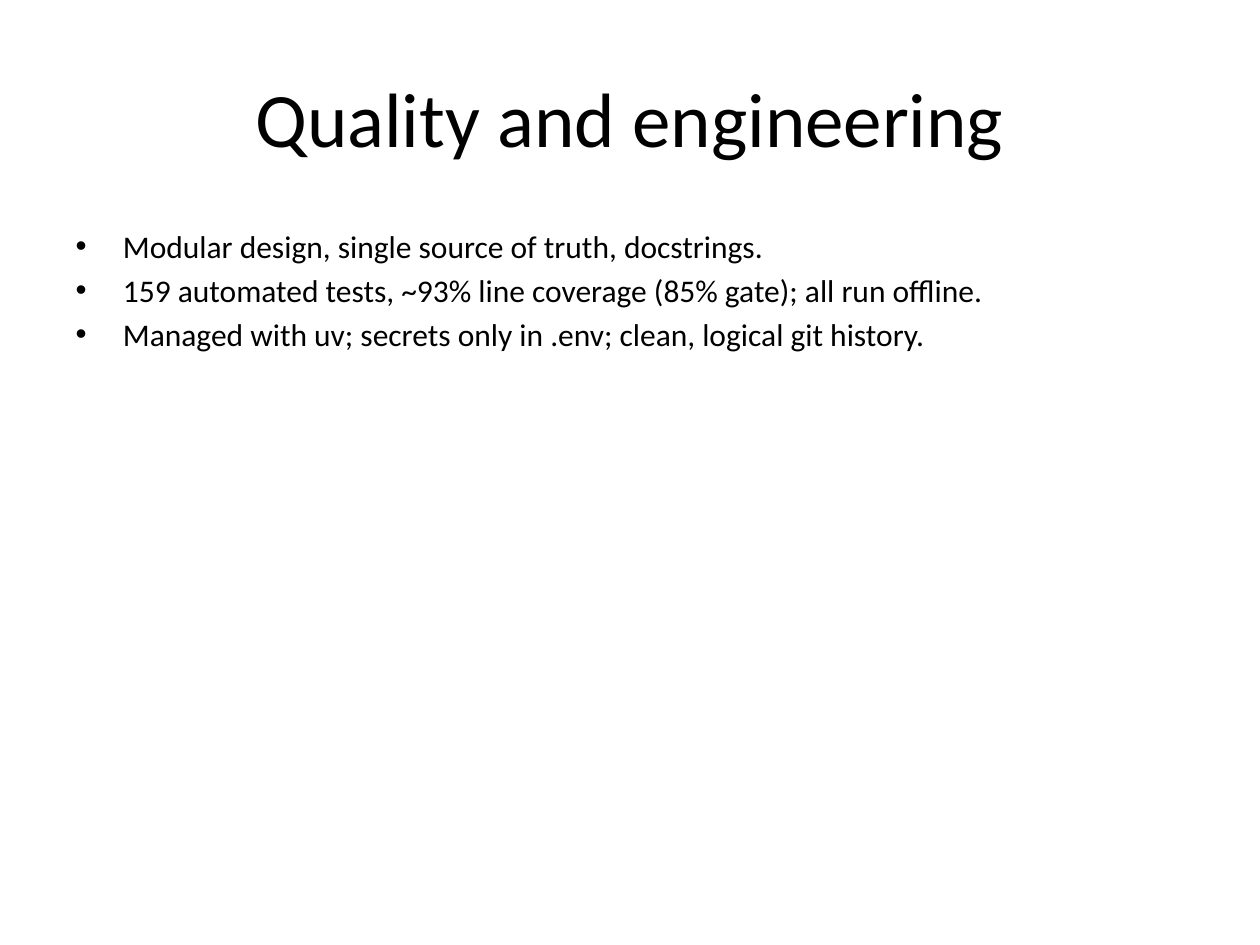
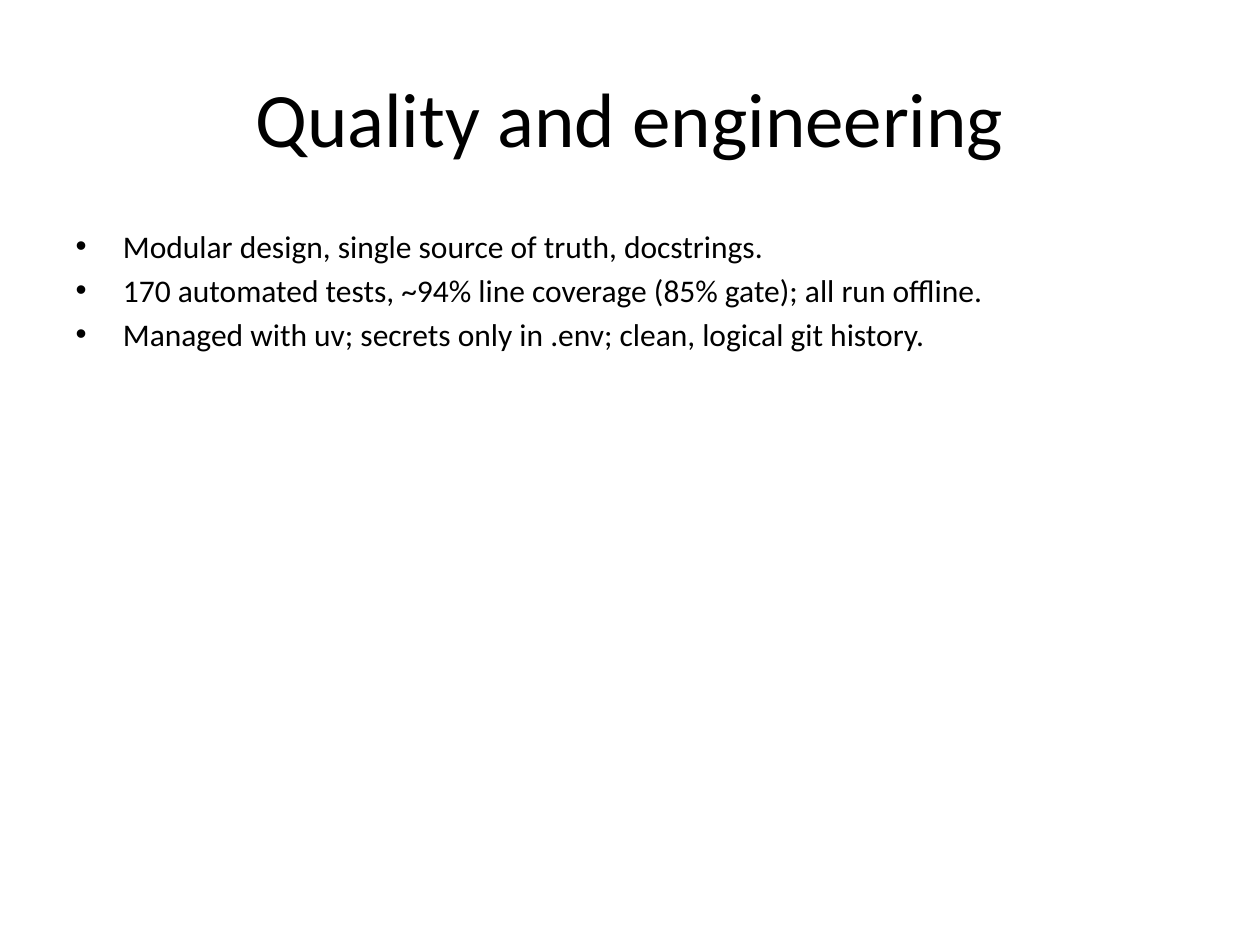
Before and after one commit to alonengel/seminar-project, a slide deck: slide 12 of docs/Clinical_Lab_Analysis_System.pptx. Drawn at 1260x945 pixels with LibreOffice and Linux fonts; fonts in the diff are those of the drawing. Boxes give left, top, right and bottom in pixels: in the first picture for what was removed or moved away, otherwise in the second. Text is boxed around its words. In the diff, an @@ line names an element or a change of style, - is before the commit and + after.

Commit message:
Sync docs with the role-based UI and current test suite.
Update DEMO, REPORT, SLIDES (+ regenerated deck), TEST_REPORT, TODO, and
the gap analysis for the Welcome page and Doctor/Researcher workspaces,
unify the drifting test counts to the verified 170 tests / 94% coverage,
and fill the decision log's missing July-August entries (drive
auto-download, role workspaces, UI polish, screenshot refresh).

```diff
--- a/docs/Clinical_Lab_Analysis_System.pptx
+++ b/docs/Clinical_Lab_Analysis_System.pptx
@@ text at [123, 279, 982, 308]: text changed @@
-• 159 automated tests, ~93% line coverage (85% gate); all run offline.
+• 170 automated tests, ~94% line coverage (85% gate); all run offline.
```
Also in this commit, not shown: 2 other slides changed, 7 other files.
